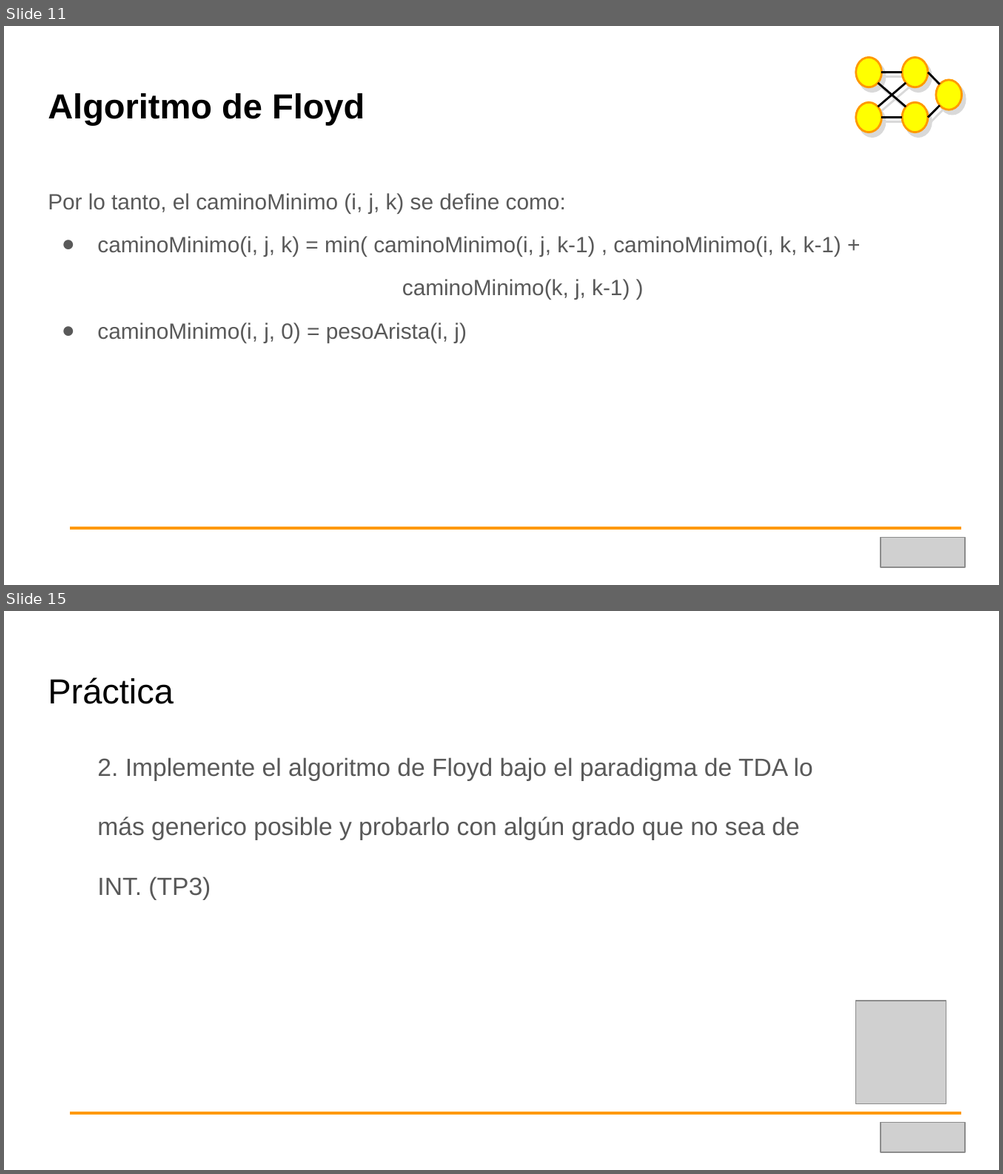
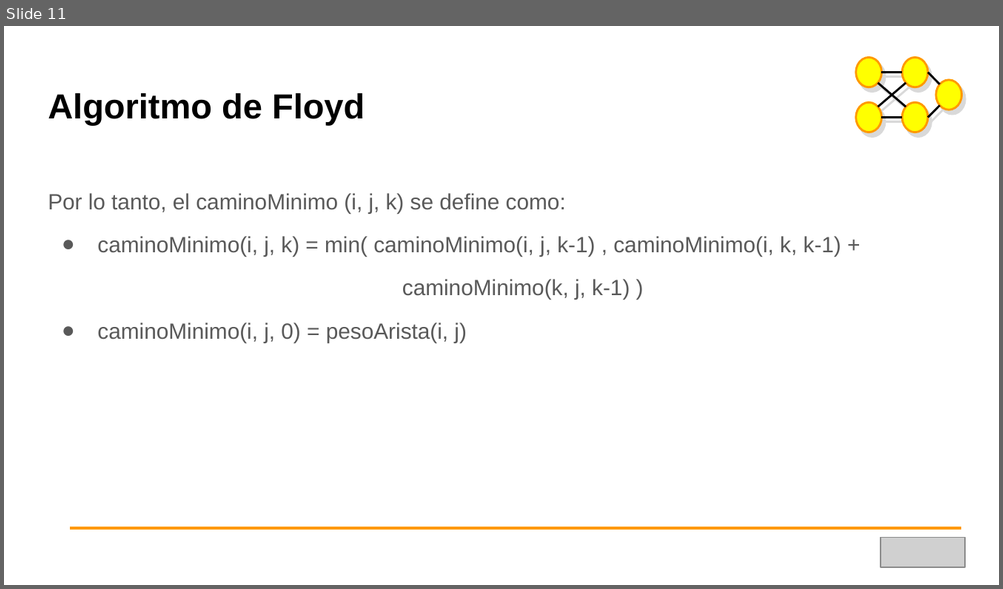
Before and after one commit to NicolasPerezUNLaSMN/PROG_II_UADE_JAVA, a slide deck: Clase XI - Grafos y recorridos complejos/Grafos Floyd.pptx. Shown one above the other, each under a label of ours: slides 11 and 15 before the commit, slide 11 after it; the slides between them are not shown. The pictures are 1003x1174 and 1003x589 pixels, drawn with LibreOffice and Linux fonts; fonts in the diff are those of the drawing; grey boxes stand for pictures. Boxes give left, top, right and bottom in pixels: in the first picture for what was removed or moved away, otherwise in the second. Text is boxed around its words. In the diff, an @@ line names an element or a change of style, - is before the commit and + after.

Commit message:
Agrego más algoritmos a grafos complejos,  y tareas

```diff
--- a/Clase XI - Grafos y recorridos complejos/Grafos Floyd.pptx
+++ b/Clase XI - Grafos y recorridos complejos/Grafos Floyd.pptx
@@ slide 15 removed at box(4, 611, 999, 1170), background #FFFFFF @@
@@ title removed at box(48, 678, 173, 704) @@
-Práctica
@@ text removed at box(97, 758, 813, 900) @@
-2. Implemente el algoritmo de Floyd bajo el paradigma de TDA lo más generico posible y probarlo con algún grado que no sea de INT. (TP3)
@@ picture removed at box(855, 1001, 946, 1105) @@
@@ line removed from (71, 1113) to (961, 1113) @@
@@ picture removed at box(880, 1122, 965, 1152) @@
```
Also in this commit, not shown: 3 other slides removed, 25 other files.
